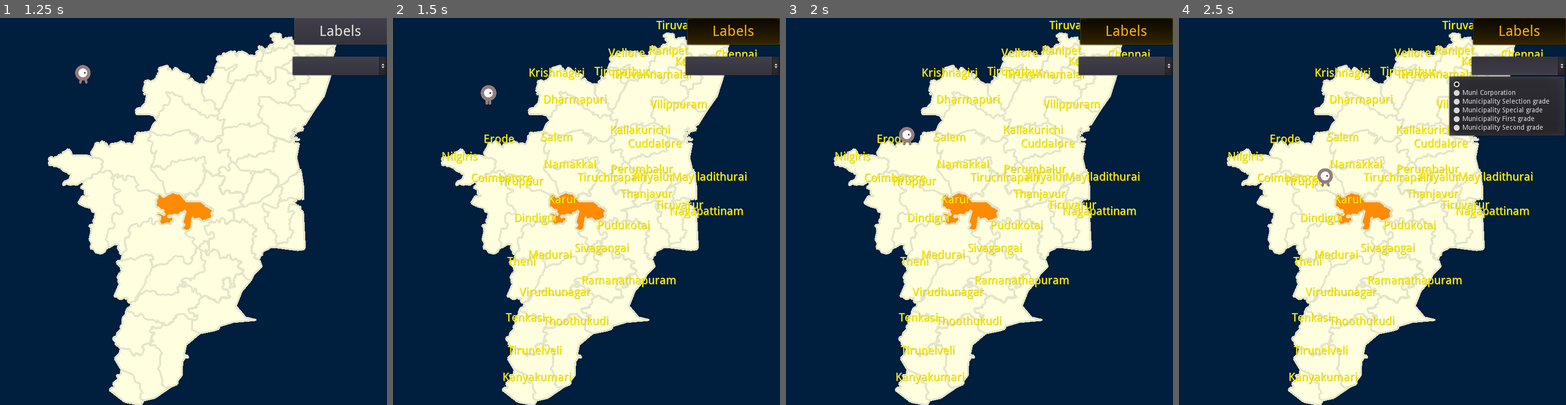
Above: before the commit, frames 1-4 (left to right).
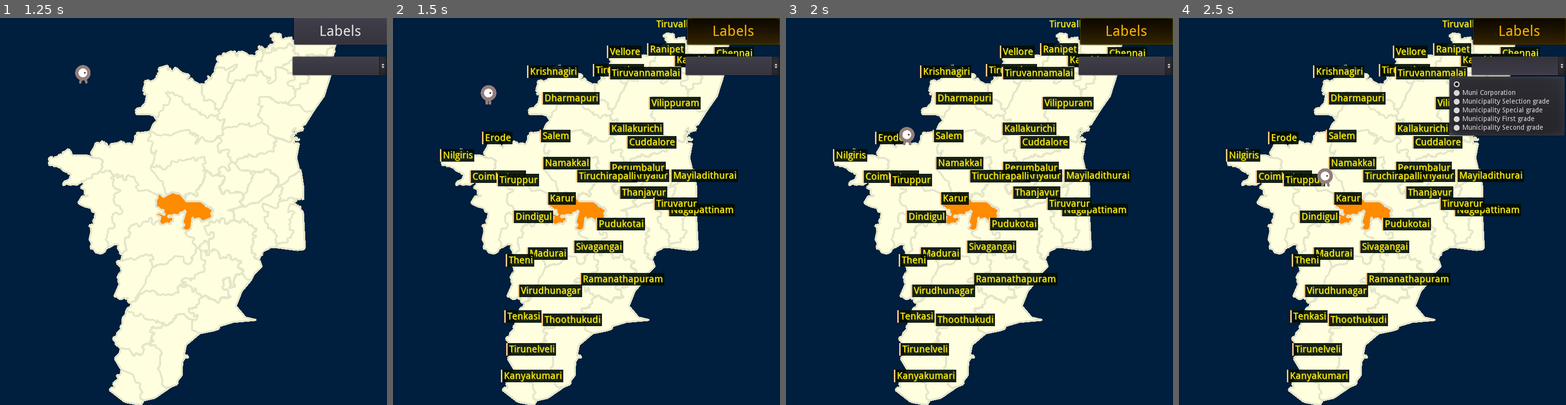
Above: after the commit, the same moments.

Repository: sharun-s/godot-tn
Game: Godot game, scene res://Node2D.tscn
The game is run twice, just before and just after one commit, with the same random seed, the same clock (stepped at 60 frames per second) and the same inputs.
Inputs (mouse positions are in pixels of both pictures, inside the frame that each line leads up to):
- Up to frame 1 (1.25 s): click "Explore" at 0.5 s
- Up to frame 2 (1.5 s): click "Labels" at 1.25 s
- Up to frame 3 (2 s): no input
- Up to frame 4 (2.5 s): click (1519, 64) at 2 s

Frame 1 is identical in both runs. In frame 2, 14% of the frame differs, in the area x 12-95%, y 0-95%; in frame 3, 14%; in frame 4, 14%.

Commit message:
adding label style resource to test styling labels

Diff:
--- /dev/null
+++ b/labelstyle.tres
@@ -0,0 +1,9 @@
+[gd_resource type="StyleBoxFlat" format=2]
+
+[resource]
+bg_color = Color( 0.00784314, 0.054902, 0.0196078, 0.913725 )
+border_width_left = 3
+border_color = Color( 1, 0.8, 0.533333, 1 )
+expand_margin_left = 3.0
+expand_margin_right = 3.0
+expand_margin_bottom = 2.0
--- a/tndistricts.tscn
+++ b/tndistricts.tscn
@@ -1,9 +1,10 @@
-[gd_scene load_steps=3 format=2]
+[gd_scene load_steps=4 format=2]
 
 [ext_resource path="res://DroidSans.ttf" type="DynamicFontData" id=1]
+[ext_resource path="res://labelstyle.tres" type="StyleBox" id=2]
 
 [sub_resource type="DynamicFont" id=1]
-size = 24
+size = 20
 font_data = ExtResource( 1 )
 
 [node name="Districts" type="Node2D"]
@@ -493,9 +494,11 @@
 show_behind_parent = true
 position = Vector2( 441.369, 371.267 )
 z_index = -3
+monitoring = false
+monitorable = false
 
 [node name="Poly" type="Polygon2D" parent="Tiruvarur"]
-color = Color( 1, 1, 0.88, 1 )
+color = Color( 1, 1, 0.882353, 1 )
 polygon = PoolVector2Array( 60.8504, 0, 69.7784, 3.01049, 71.7924, 8.1964, 65.8612, 7.05041, 65.7114, 9.47454, 68.0296, …(1299 unchanged characters)…
 
 [node name="CP" type="CollisionPolygon2D" parent="Tiruvarur"]
@@ -510,6 +513,7 @@
 margin_top = 312.549
 margin_right = 393.757
 margin_bottom = 312.549
+custom_styles/normal = ExtResource( 2 )
 custom_fonts/font = SubResource( 1 )
 custom_colors/font_color = Color( 1, 0.929412, 0.094, 1 )
 custom_colors/font_color_shadow = Color( 0.705882, 0.701961, 0, 0.760784 )
@@ -526,6 +530,7 @@
 margin_top = 76.1353
 margin_right = 495.773
 margin_bottom = 76.1353
+custom_styles/normal = ExtResource( 2 )
 custom_fonts/font = SubResource( 1 )
 custom_colors/font_color = Color( 1, 0.93, 0.094, 1 )
 custom_colors/font_color_shadow = Color( 0.7, 0.7, 0, 0.76 )
@@ -542,6 +547,7 @@
 margin_top = 60.1234
 margin_right = 564.956
 margin_bottom = 60.1234
+custom_styles/normal = ExtResource( 2 )
 custom_fonts/font = SubResource( 1 )
 custom_colors/font_color = Color( 1, 0.93, 0.094, 1 )
 custom_colors/font_color_shadow = Color( 0.7, 0.7, 0, 0.76 )
@@ -558,6 +564,7 @@
 margin_top = 314.629
 margin_right = 61.3777
 margin_bottom = 314.629
+custom_styles/normal = ExtResource( 2 )
 custom_fonts/font = SubResource( 1 )
 custom_colors/font_color = Color( 1, 0.93, 0.094, 1 )
 custom_colors/font_color_shadow = Color( 0.7, 0.7, 0, 0.76 )
@@ -574,6 +581,7 @@
 margin_top = 244.029
 margin_right = 384.556
 margin_bottom = 244.029
+custom_styles/normal = ExtResource( 2 )
 custom_fonts/font = SubResource( 1 )
 custom_colors/font_color = Color( 1, 0.93, 0.094, 1 )
 custom_colors/font_color_shadow = Color( 0.7, 0.7, 0, 0.76 )
@@ -590,6 +598,7 @@
 margin_top = 152.92
 margin_right = 209.772
 margin_bottom = 152.92
+custom_styles/normal = ExtResource( 2 )
 custom_fonts/font = SubResource( 1 )
 custom_colors/font_color = Color( 1, 0.93, 0.094, 1 )
 custom_colors/font_color_shadow = Color( 0.7, 0.7, 0, 0.76 )
@@ -606,6 +615,7 @@
 margin_top = 398.037
 margin_right = 150.291
 margin_bottom = 398.037
+custom_styles/normal = ExtResource( 2 )
 custom_fonts/font = SubResource( 1 )
 custom_colors/font_color = Color( 1, 0.93, 0.094, 1 )
 custom_colors/font_color_shadow = Color( 0.7, 0.7, 0, 0.76 )
@@ -622,6 +632,7 @@
 margin_top = 234.88
 margin_right = 87.3521
 margin_bottom = 234.88
+custom_styles/normal = ExtResource( 2 )
 custom_fonts/font = SubResource( 1 )
 custom_colors/font_color = Color( 1, 0.93, 0.094, 1 )
 custom_colors/font_color_shadow = Color( 0.7, 0.7, 0, 0.76 )
@@ -638,6 +649,7 @@
 margin_top = 215.877
 margin_right = 348.078
 margin_bottom = 215.877
+custom_styles/normal = ExtResource( 2 )
 custom_fonts/font = SubResource( 1 )
 custom_colors/font_color = Color( 1, 0.93, 0.094, 1 )
 custom_colors/font_color_shadow = Color( 0.7, 0.7, 0, 0.76 )
@@ -654,6 +666,7 @@
 margin_top = 74.3609
 margin_right = 483.39
 margin_bottom = 74.3609
+custom_styles/normal = ExtResource( 2 )
 custom_fonts/font = SubResource( 1 )
 custom_colors/font_color = Color( 1, 0.93, 0.094, 1 )
 custom_colors/font_color_shadow = Color( 0.7, 0.7, 0, 0.76 )
@@ -670,6 +683,7 @@
 margin_top = 726.844
 margin_right = 126.429
 margin_bottom = 726.844
+custom_styles/normal = ExtResource( 2 )
 custom_fonts/font = SubResource( 1 )
 custom_colors/font_color = Color( 1, 0.93, 0.094, 1 )
 custom_colors/font_color_shadow = Color( 0.7, 0.7, 0, 0.76 )
@@ -686,6 +700,7 @@
 margin_top = 359.675
 margin_right = 220.585
 margin_bottom = 359.675
+custom_styles/normal = ExtResource( 2 )
 custom_fonts/font = SubResource( 1 )
 custom_colors/font_color = Color( 1, 0.93, 0.094, 1 )
 custom_colors/font_color_shadow = Color( 0.7, 0.7, 0, 0.76 )
@@ -702,6 +717,7 @@
 margin_top = 97.9412
 margin_right = 179.975
 margin_bottom = 97.9412
+custom_styles/normal = ExtResource( 2 )
 custom_fonts/font = SubResource( 1 )
 custom_colors/font_color = Color( 1, 0.93, 0.094, 1 )
 custom_colors/font_color_shadow = Color( 0.7, 0.7, 0, 0.76 )
@@ -718,6 +734,7 @@
 margin_top = 474.315
 margin_right = 178.95
 margin_bottom = 474.315
+custom_styles/normal = ExtResource( 2 )
 custom_fonts/font = SubResource( 1 )
 custom_colors/font_color = Color( 1, 0.93, 0.094, 1 )
 custom_colors/font_color_shadow = Color( 0.7, 0.7, 0, 0.76 )
@@ -734,6 +751,7 @@
 margin_top = 286.508
 margin_right = 210.872
 margin_bottom = 286.508
+custom_styles/normal = ExtResource( 2 )
 custom_fonts/font = SubResource( 1 )
 custom_colors/font_color = Color( 1, 0.93, 0.094, 1 )
 custom_colors/font_color_shadow = Color( 0.7, 0.7, 0, 0.76 )
@@ -750,6 +768,7 @@
 margin_top = 297.448
 margin_right = 349.315
 margin_bottom = 297.448
+custom_styles/normal = ExtResource( 2 )
 custom_fonts/font = SubResource( 1 )
 custom_colors/font_color = Color( 1, 0.93, 0.094, 1 )
 custom_colors/font_color_shadow = Color( 0.7, 0.7, 0, 0.76 )
@@ -766,6 +785,7 @@
 margin_top = 412.725
 margin_right = 321.837
 margin_bottom = 412.725
+custom_styles/normal = ExtResource( 2 )
 custom_fonts/font = SubResource( 1 )
 custom_colors/font_color = Color( 1, 0.93, 0.094, 1 )
 custom_colors/font_color_shadow = Color( 0.7, 0.7, 0, 0.76 )
@@ -782,6 +802,7 @@
 margin_top = 527.272
 margin_right = 288.683
 margin_bottom = 527.272
+custom_styles/normal = ExtResource( 2 )
 custom_fonts/font = SubResource( 1 )
 custom_colors/font_color = Color( 1, 0.93, 0.094, 1 )
 custom_colors/font_color_shadow = Color( 0.7, 0.7, 0, 0.76 )
@@ -798,6 +819,7 @@
 margin_top = 51.5309
 margin_right = 428.364
 margin_bottom = 51.5309
+custom_styles/normal = ExtResource( 2 )
 custom_fonts/font = SubResource( 1 )
 custom_colors/font_color = Color( 1, 0.93, 0.094, 1 )
 custom_colors/font_color_shadow = Color( 0.7, 0.7, 0, 0.76 )
@@ -814,6 +836,7 @@
 margin_top = 231.044
 margin_right = 205.512
 margin_bottom = 231.044
+custom_styles/normal = ExtResource( 2 )
 custom_fonts/font = SubResource( 1 )
 custom_colors/font_color = Color( 1, 0.93, 0.094, 1 )
 custom_colors/font_color_shadow = Color( 0.7, 0.7, 0, 0.76 )
@@ -830,6 +853,7 @@
 margin_top = 459.803
 margin_right = 274.92
 margin_bottom = 459.803
+custom_styles/normal = ExtResource( 2 )
 custom_fonts/font = SubResource( 1 )
 custom_colors/font_color = Color( 1, 0.93, 0.094, 1 )
 custom_colors/font_color_shadow = Color( 0.7, 0.7, 0, 0.76 )
@@ -846,6 +870,7 @@
 margin_top = 604.103
 margin_right = 133.333
 margin_bottom = 604.103
+custom_styles/normal = ExtResource( 2 )
 custom_fonts/font = SubResource( 1 )
 custom_colors/font_color = Color( 1, 0.93, 0.094, 1 )
 custom_colors/font_color_shadow = Color( 0.7, 0.7, 0, 0.76 )
@@ -862,6 +887,7 @@
 margin_top = 347.663
 margin_right = 369.801
 margin_bottom = 347.663
+custom_styles/normal = ExtResource( 2 )
 custom_fonts/font = SubResource( 1 )
 custom_colors/font_color = Color( 1, 0.93, 0.094, 1 )
 custom_colors/font_color_shadow = Color( 0.7, 0.7, 0, 0.76 )
@@ -878,6 +904,7 @@
 margin_top = 487.726
 margin_right = 135.993
 margin_bottom = 487.726
+custom_styles/normal = ExtResource( 2 )
 custom_fonts/font = SubResource( 1 )
 custom_colors/font_color = Color( 1, 0.93, 0.094, 1 )
 custom_colors/font_color_shadow = Color( 0.7, 0.7, 0, 0.76 )
@@ -892,6 +919,7 @@
 visible = false
 margin_top = 270.816
 margin_bottom = 270.816
+custom_styles/normal = ExtResource( 2 )
 custom_fonts/font = SubResource( 1 )
 custom_colors/font_color = Color( 1, 0.93, 0.094, 1 )
 custom_colors/font_color_shadow = Color( 0.7, 0.7, 0, 0.76 )
@@ -922,6 +950,7 @@
 margin_top = 611.496
 margin_right = 209.552
 margin_bottom = 611.496
+custom_styles/normal = ExtResource( 2 )
 custom_fonts/font = SubResource( 1 )
 custom_colors/font_color = Color( 1, 0.93, 0.094, 1 )
 custom_colors/font_color_shadow = Color( 0.7, 0.7, 0, 0.76 )
@@ -938,6 +967,7 @@
 margin_top = 314.12
 margin_right = 280.677
 margin_bottom = 314.12
+custom_styles/normal = ExtResource( 2 )
 custom_fonts/font = SubResource( 1 )
 custom_colors/font_color = Color( 1, 0.93, 0.094, 1 )
 custom_colors/font_color_shadow = Color( 0.7, 0.7, 0, 0.76 )
@@ -954,6 +984,7 @@
 margin_top = 671.647
 margin_right = 137.013
 margin_bottom = 671.647
+custom_styles/normal = ExtResource( 2 )
 custom_fonts/font = SubResource( 1 )
 custom_colors/font_color = Color( 1, 0.93, 0.094, 1 )
 custom_colors/font_color_shadow = Color( 0.7, 0.7, 0, 0.76 )
@@ -970,6 +1001,7 @@
 margin_top = 95.0366
 margin_right = 316.101
 margin_bottom = 95.0366
+custom_styles/normal = ExtResource( 2 )
 custom_fonts/font = SubResource( 1 )
 custom_colors/font_color = Color( 1, 0.93, 0.094, 1 )
 custom_colors/font_color_shadow = Color( 0.7, 0.7, 0, 0.76 )
@@ -986,6 +1018,7 @@
 margin_top = 322.397
 margin_right = 117.448
 margin_bottom = 322.397
+custom_styles/normal = ExtResource( 2 )
 custom_fonts/font = SubResource( 1 )
 custom_colors/font_color = Color( 1, 0.93, 0.094, 1 )
 custom_colors/font_color_shadow = Color( 0.7, 0.7, 0, 0.76 )
@@ -1002,6 +1035,7 @@
 margin_top = 100.677
 margin_right = 348.747
 margin_bottom = 100.677
+custom_styles/normal = ExtResource( 2 )
 custom_fonts/font = SubResource( 1 )
 custom_colors/font_color = Color( 1, 0.93, 0.094, 1 )
 custom_colors/font_color_shadow = Color( 0.7, 0.7, 0, 0.76 )
@@ -1018,6 +1052,7 @@
 margin_top = 57.2621
 margin_right = 344.545
 margin_bottom = 57.2621
+custom_styles/normal = ExtResource( 2 )
 custom_fonts/font = SubResource( 1 )
 custom_colors/font_color = Color( 1, 0.93, 0.094, 1 )
 custom_colors/font_color_shadow = Color( 0.7, 0.7, 0, 0.76 )
@@ -1034,6 +1069,7 @@
 margin_top = 162.921
 margin_right = 431.441
 margin_bottom = 162.921
+custom_styles/normal = ExtResource( 2 )
 custom_fonts/font = SubResource( 1 )
 custom_colors/font_color = Color( 1, 0.93, 0.094, 1 )
 custom_colors/font_color_shadow = Color( 0.7, 0.7, 0, 0.76 )
@@ -1050,6 +1086,7 @@
 margin_top = 551.035
 margin_right = 160.879
 margin_bottom = 551.035
+custom_styles/normal = ExtResource( 2 )
 custom_fonts/font = SubResource( 1 )
 custom_colors/font_color = Color( 1, 0.93, 0.094, 1 )
 custom_colors/font_color_shadow = Color( 0.7, 0.7, 0, 0.76 )
@@ -1066,6 +1103,7 @@
 margin_top = 383.752
 margin_right = 470.805
 margin_bottom = 383.752
+custom_styles/normal = ExtResource( 2 )
 custom_fonts/font = SubResource( 1 )
 custom_colors/font_color = Color( 1, 0.93, 0.094, 1 )
 custom_colors/font_color_shadow = Color( 0.7, 0.7, 0, 0.76 )
@@ -1082,6 +1120,7 @@
 margin_top = 312.705
 margin_right = 476.37
 margin_bottom = 312.705
+custom_styles/normal = ExtResource( 2 )
 custom_fonts/font = SubResource( 1 )
 custom_colors/font_color = Color( 1, 0.93, 0.094, 1 )
 custom_colors/font_color_shadow = Color( 0.7, 0.7, 0, 0.76 )
@@ -1098,6 +1137,7 @@
 margin_top = 371.267
 margin_right = 441.369
 margin_bottom = 371.267
+custom_styles/normal = ExtResource( 2 )
 custom_fonts/font = SubResource( 1 )
 custom_colors/font_color = Color( 1, 0.93, 0.094, 1 )
 custom_colors/font_color_shadow = Color( 0.7, 0.7, 0, 0.76 )
